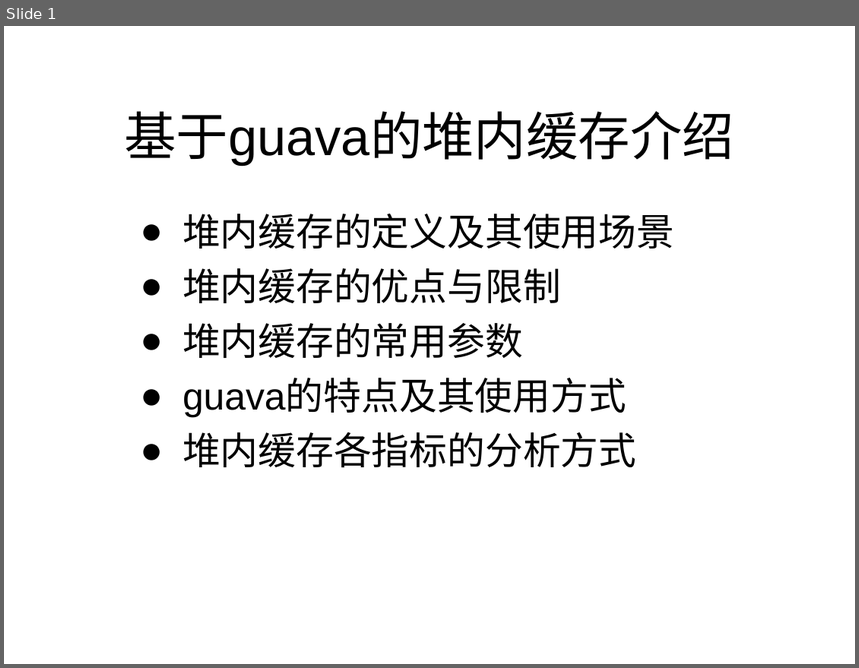
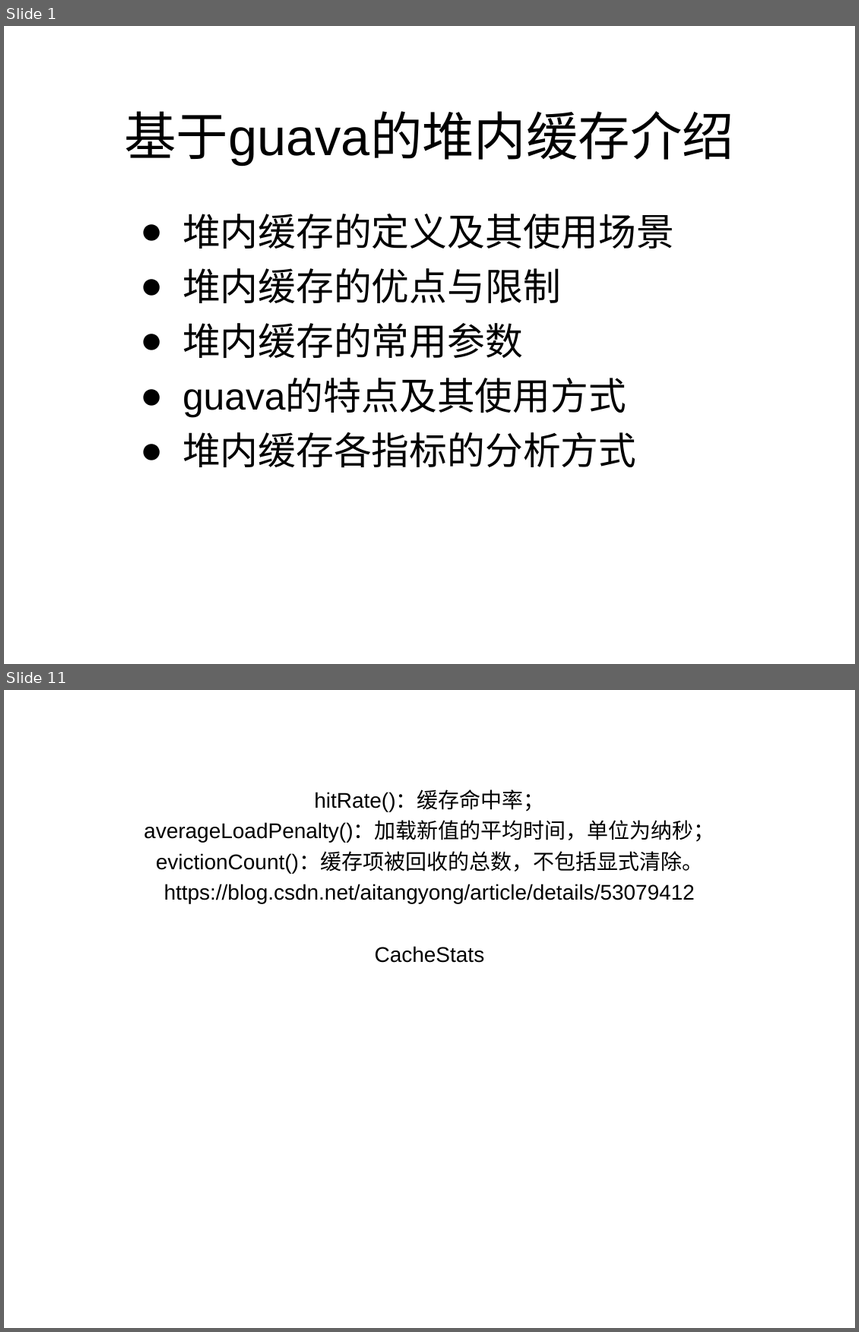
Before and after one commit to track-123/cache, a slide deck: 堆内缓存.ppt. Shown one above the other, each under a label of ours: slide 1 before the commit, slides 1 and 11 after it; the slides between them are not shown. The pictures are 859x668 and 859x1332 pixels, drawn with LibreOffice and Linux fonts; fonts in the diff are those of the drawing. Boxes give left, top, right and bottom in pixels: in the first picture for what was removed or moved away, otherwise in the second. Text is boxed around its words. In the diff, an @@ line names an element or a change of style, - is before the commit and + after.

```diff
--- a/堆内缓存.ppt
+++ b/堆内缓存.ppt
@@ slide 11 added at <box>4,690,855,1328</box>, background #FFFFFF @@
@@ subtitle added at <box>144,791,715,963</box>, 18 pt, text #000000 @@
+hitRate()：缓存命中率；
+averageLoadPenalty()：加载新值的平均时间，单位为纳秒；
+evictionCount()：缓存项被回收的总数，不包括显式清除。
+https://blog.csdn.net/aitangyong/article/details/53079412
+CacheStats
```
Also in this commit, not shown: 1 slide changed, 8 other slides added, 1 slide removed.
